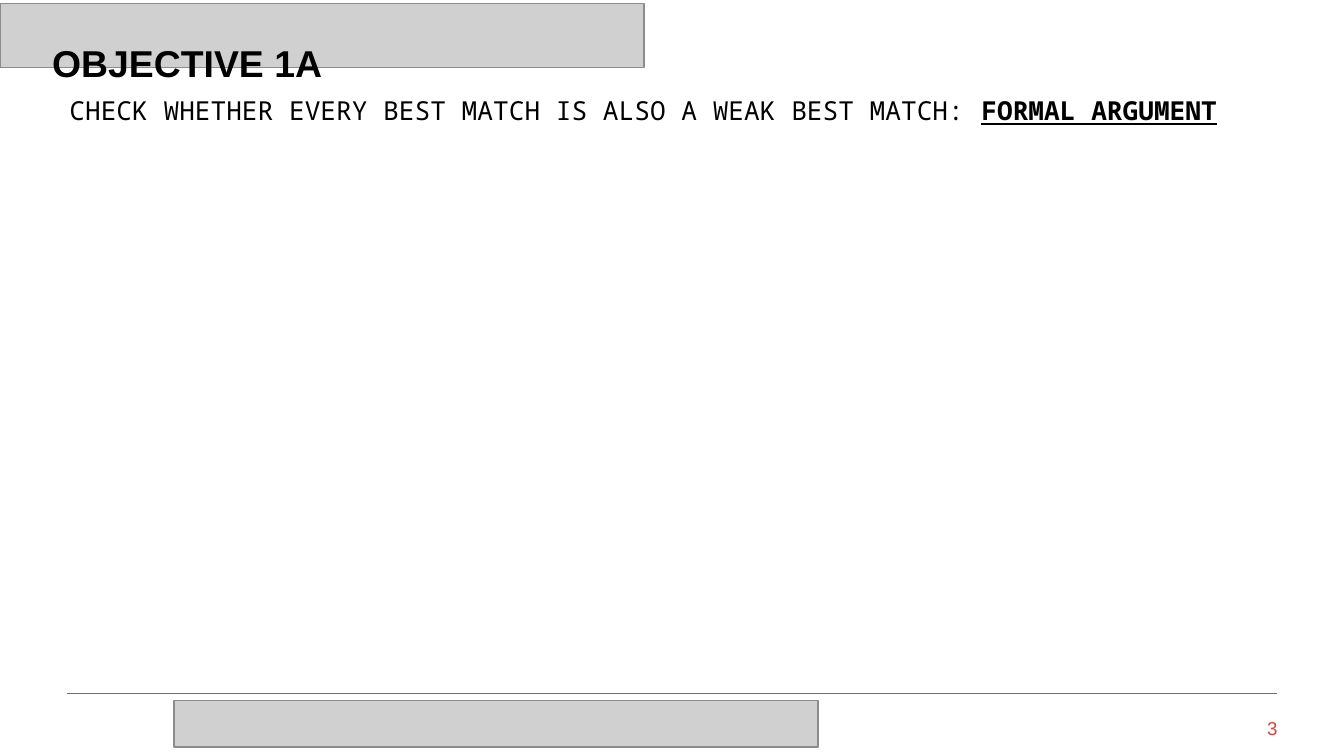
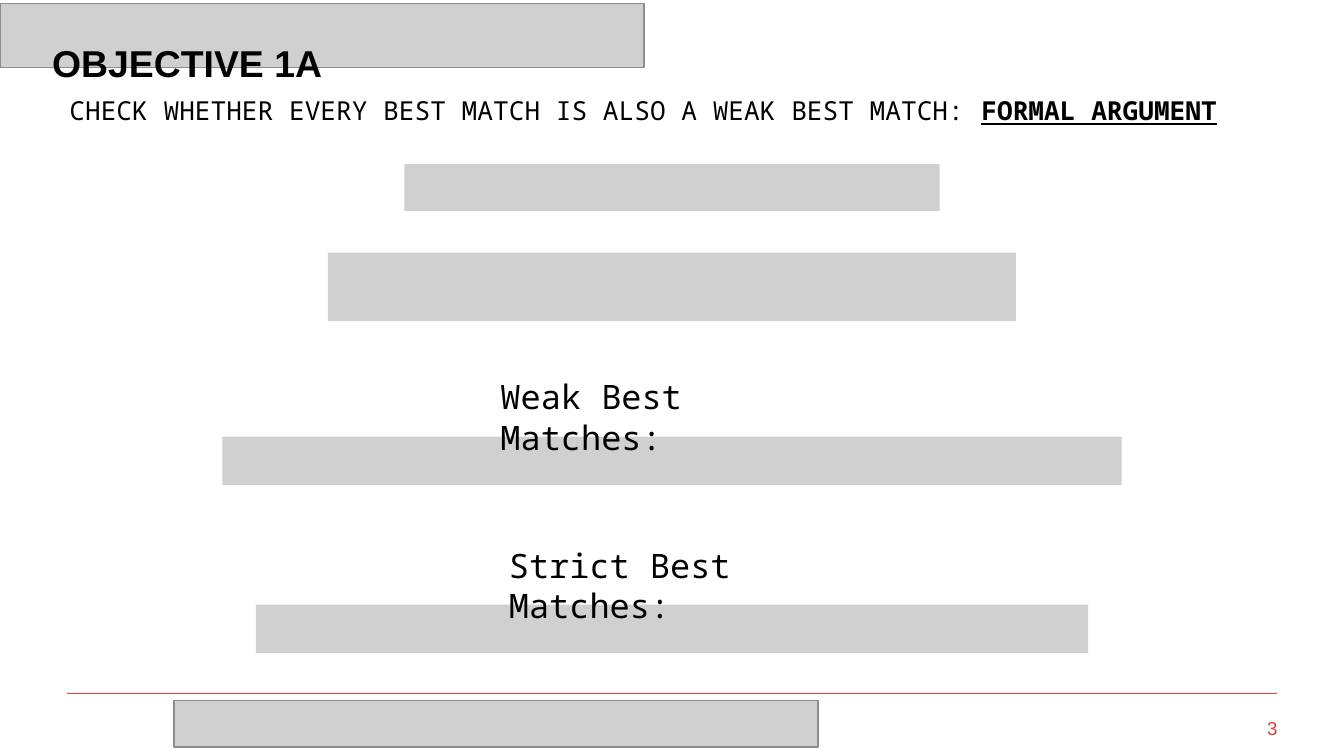
Before and after one commit to Maxisman/fortgeschrittene_Methoden_der_Bioinformatik, a slide deck: slide 3 of Code/Presentation/Presentation_template.pptx. Drawn at 1344x756 pixels with LibreOffice and Linux fonts; fonts in the diff are those of the drawing; grey boxes stand for pictures; background and template pictures are left out. Boxes give left, top, right and bottom in pixels: in the first picture for what was removed or moved away, otherwise in the second. Text is boxed around its words. In the diff, an @@ line names an element or a change of style, - is before the commit and + after.

```diff
--- a/Code/Presentation/Presentation_template.pptx
+++ b/Code/Presentation/Presentation_template.pptx
@@ picture added at <box>405,164,939,211</box> @@
@@ picture added at <box>328,253,1016,321</box> @@
@@ text added at <box>500,383,682,451</box>, 18 pt, text #000000 @@
+Weak Best Matches:
@@ picture added at <box>223,437,1122,485</box> @@
@@ text added at <box>509,552,731,619</box>, 18 pt, text #000000 @@
+Strict Best Matches:
@@ picture added at <box>255,605,1087,653</box> @@
```
Also in this commit, not shown: 6 other slides changed, 18 slides added, 17 slides removed, 8 other files.
